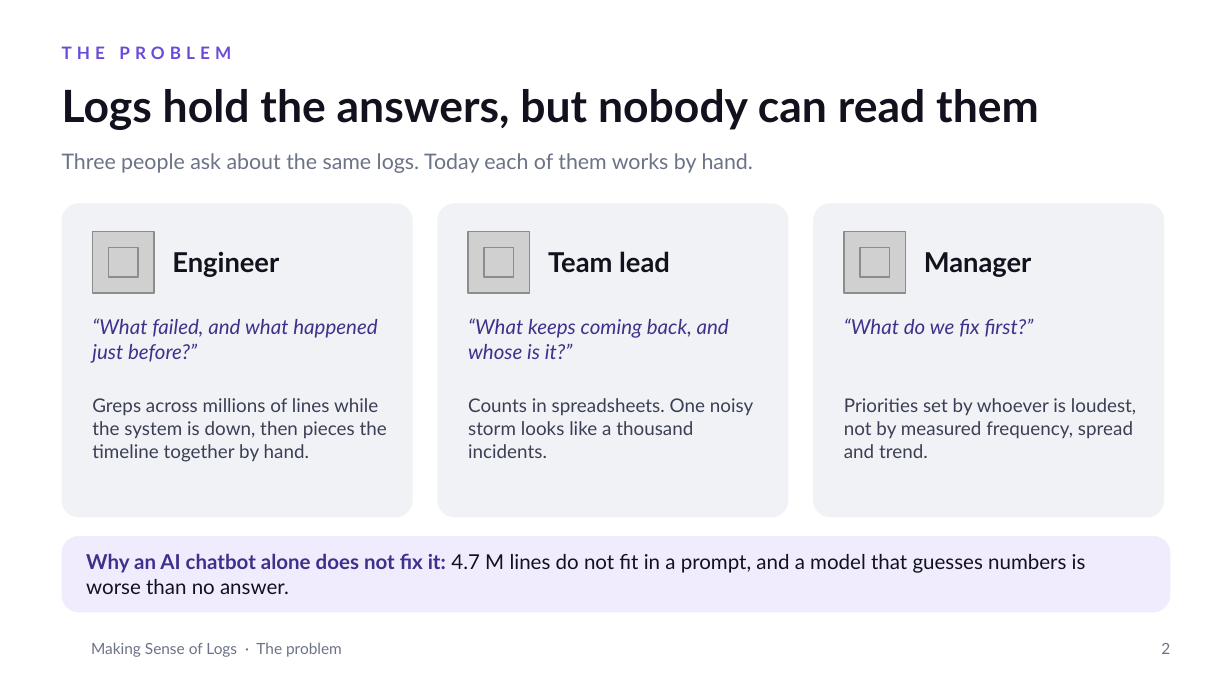
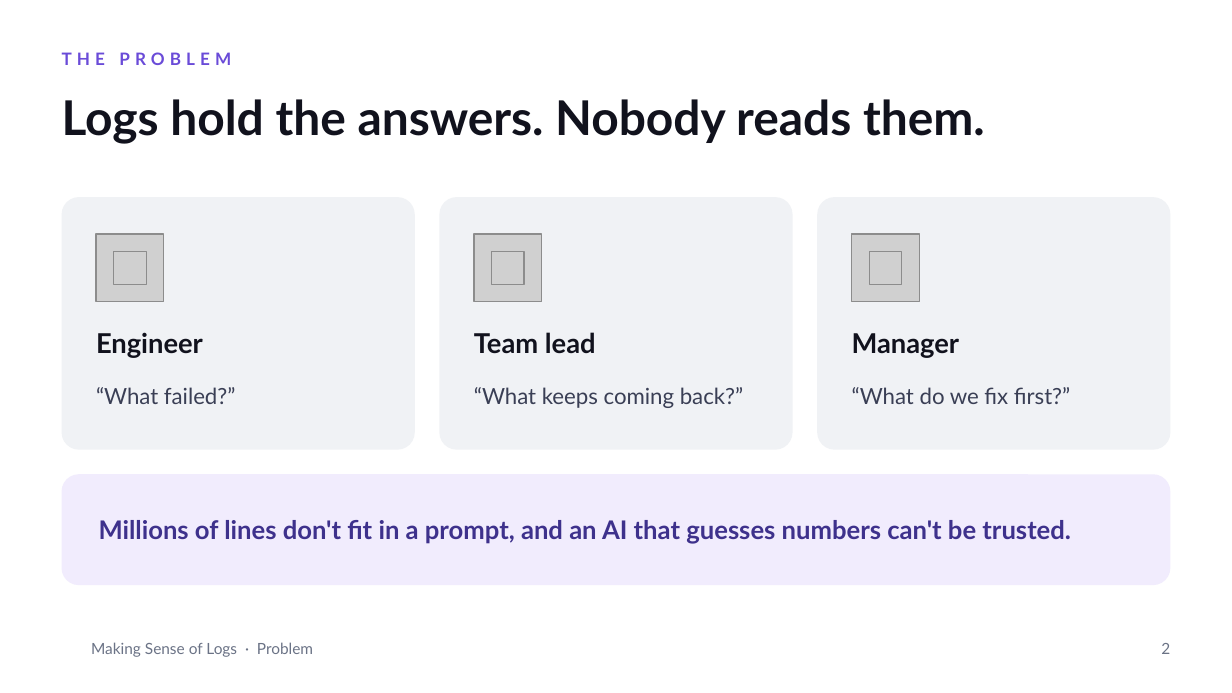
Before and after one commit to aircode610/making-sense-of-logs-schubki-ai-hackathon, a slide deck: slide 2 of docs/slides/making-sense-of-logs.pptx. Drawn at 1232x693 pixels with LibreOffice and Linux fonts; fonts in the diff are those of the drawing; grey boxes stand for pictures; background and template pictures are left out. Boxes give left, top, right and bottom in pixels: in the first picture for what was removed or moved away, otherwise in the second. Text is boxed around its words. In the diff, an @@ line names an element or a change of style, - is before the commit and + after.

```diff
--- a/docs/slides/making-sense-of-logs.pptx
+++ b/docs/slides/making-sense-of-logs.pptx
@@ text "THE PROBLEM": place and size @@
-text "THE PROBLEM" at (62,46,231,59)
+text "THE PROBLEM" at (62,52,231,65)
@@ text at (62,99,985,144): text changed; size 26 to 28 pt @@
-Logs hold the answers, but nobody can read them
+Logs hold the answers. Nobody reads them.
@@ text removed at (62,153,753,173) @@
-Three people ask about the same logs. Today each of them works by hand.
@@ rounded rectangle: place and size @@
-rounded rectangle at (62,203,413,517)
+rounded rectangle at (62,197,415,450)
@@ rounded rectangle: place and size @@
-rounded rectangle at (437,203,788,517)
+rounded rectangle at (440,197,793,450)
@@ proportions changed in 4 elements at (62,474,1170,585), (62,197,415,450), (440,197,793,450), (817,197,1170,450) @@
@@ rounded rectangle: place and size @@
-rounded rectangle at (813,203,1164,517)
+rounded rectangle at (817,197,1170,450)
@@ picture: place and size @@
-picture at (92,232,154,293)
+picture at (96,234,164,302)
@@ picture: place and size @@
-picture at (468,232,530,293)
+picture at (474,234,542,302)
@@ picture: place and size @@
-picture at (844,232,906,293)
+picture at (851,234,919,302)
@@ picture: place and size @@
-picture at (108,248,138,277)
+picture at (113,251,145,283)
@@ picture: place and size @@
-picture at (484,248,514,277)
+picture at (492,251,524,283)
@@ picture: place and size @@
-picture at (860,248,890,277)
+picture at (870,251,902,283)
@@ vertical alignment middle to top in 3 elements at (852,333,959,358), (474,332,596,354), (96,332,203,358) @@
@@ text "Engineer": place and size @@
-text "Engineer" at (172,251,279,277)
+text "Engineer" at (96,332,203,358)
@@ text "Team lead": place and size @@
-text "Team lead" at (548,251,670,273)
+text "Team lead" at (474,332,596,354)
@@ text "Manager": place and size @@
-text "Manager" at (924,252,1031,277)
+text "Manager" at (852,333,959,358)
@@ text at (96,387,236,404): text changed; size 12 to 13 pt; text colour #3E318C to #3A3F55; italic off @@
-“What failed, and what happened just before?”
+“What failed?”
@@ text at (474,387,743,408): text changed; size 12 to 13 pt; text colour #3E318C to #3A3F55; italic off @@
-“What keeps coming back, and whose is it?”
+“What keeps coming back?”
@@ text "“What do we fix first?”": place and size @@
-text "“What do we fix first?”" at (844,318,1034,337)
+text "“What do we fix first?”" at (852,387,1070,404)
@@ text "“What do we fix first?”" at (852,387,1070,404): size 12 to 13 pt, text colour #3E318C to #3A3F55, italic off @@
@@ text removed at (92,398,387,462) @@
-Greps across millions of lines while the system is down, then pieces the timeline together by hand.
@@ text removed at (468,398,753,458) @@
-Counts in spreadsheets. One noisy storm looks like a thousand incidents.
@@ text removed at (844,398,1136,458) @@
-Priorities set by whoever is loudest, not by measured frequency, spread and trend.
@@ rounded rectangle: place and size @@
-rounded rectangle at (62,536,1170,612)
+rounded rectangle at (62,474,1170,585)
@@ text at (99,520,1071,544): text changed; size 12 to 15 pt; text colour #11121D to #3E318C; bold on @@
-Why an AI chatbot alone does not fix it: 4.7 M lines do not fit in a prompt, and a model that guesses numbers is worse than no answer.
+Millions of lines don't fit in a prompt, and an AI that guesses numbers can't be trusted.
@@ text at (91,642,313,657): text changed @@
-Making Sense of Logs · The problem
+Making Sense of Logs · Problem
```
Also in this commit, not shown: 12 other slides changed, 4 slides added, 6 slides removed, 2 other files.
